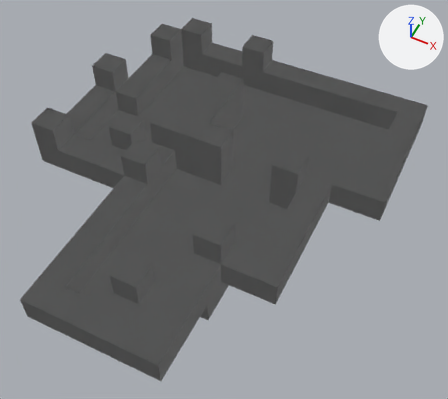
Renders of the Blender file assets/maps/level1.blend from each side of a commit.
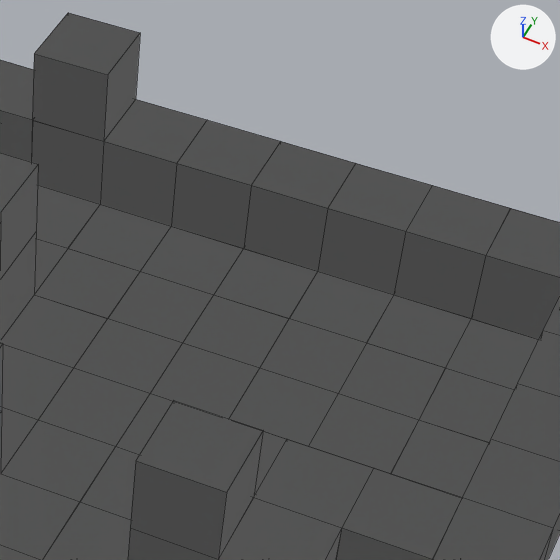
There are two pictures of each version: one whole from a 50 mm camera at (8.43, -17.67, 18.46) aimed at (1.53, -3.87, 1.22), one close up on the part from 52% to 88% of the width and 8% to 49% of the height. Every picture has the same lights, and +X, +Y and +Z are marked at upper right. The close-ups show mesh edges as thin lines.
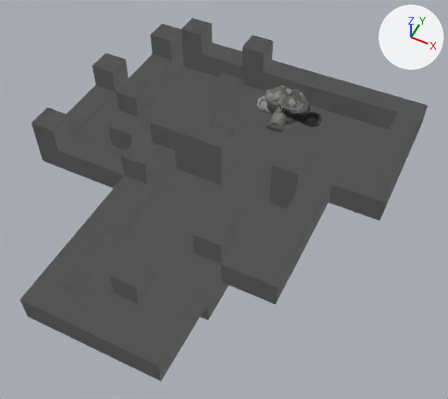
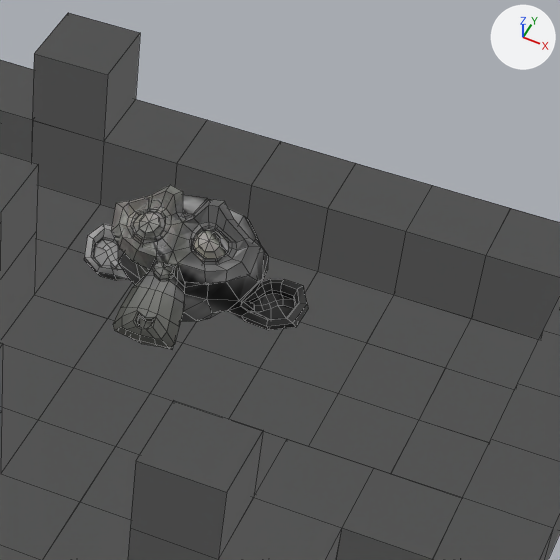
The newer file is also rescaled (x3.705), turned or shifted as a whole; pictures and numbers use the older file's frame.

Boxes [x1, y1, x2, y2] around the edits, measured in the close-ups (560 x 560 px):
'Suzanne', added: after [84, 185, 308, 349]
'Cube.057', unchanged, covered by the edit: before [229, 368, 338, 446]
'Cube.062', unchanged, uncovered by the edit: after [229, 368, 338, 446]
'Cube.009', unchanged, covered by the edit: before [108, 271, 214, 343]; after [108, 283, 197, 343]
'Cube.016', unchanged, covered by the edit: before [214, 249, 318, 318]; after [263, 256, 318, 292]

The change in detail:
Picture 'wood.png' (img_wood_png) is new.
Material 'wood.png' (mat_wood_png) is new.
Its texture is img_wood_png.
Mesh me_suzanne is new.
It has 507 vertices, 500 faces and spans x -1.37..1.37, y -0.85..0.85, z -0.98..0.98.
It uses material mat_wood_png (picture img_wood_png).
Object 'Suzanne' (ob_suzanne) is new; it shows me_suzanne.
Its location is (2.26, -0.07, 2.82).
Its rotation in degrees is (-60, 0, 0).
Its scale is (0.999, 0.999, 0.999).
